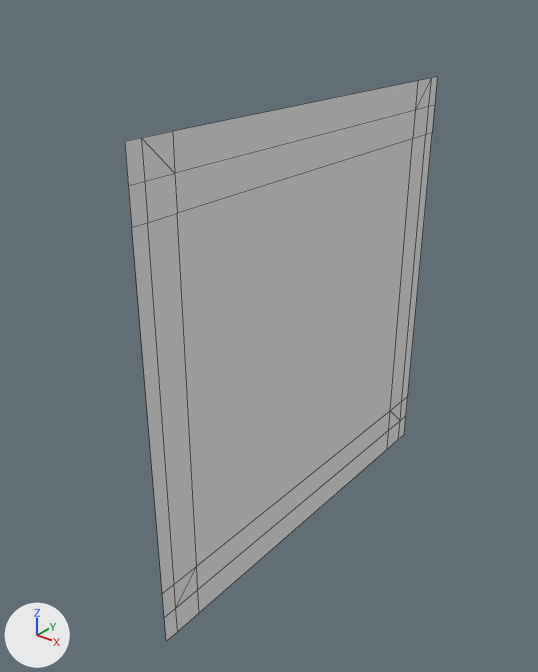
Two versions of the FBX model Source/Assets/Models/Axel/Modular/Int_WallLeft.fbx, one commit apart.
Before and after are seen from a 50 mm camera at (2.52, -5.24, 3.77) aimed at (-0.32, -1.7, 1.57). Arrows for +X, +Y and +Z are at lower left; the lights stay in place. Mesh edges are drawn as thin lines. Where no turn or scale is listed for an object, it has been applied to the vertices.

Names of what the first picture shows: 'Int_WallLeft'.
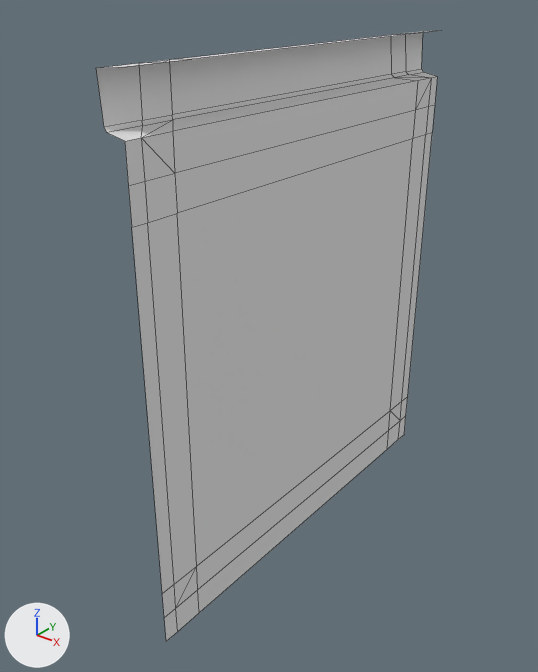
Patch to the scene script:
```diff
--- a/Source/Assets/Models/Axel/Modular/Int_WallLeft.fbx.py
+++ b/Source/Assets/Models/Axel/Modular/Int_WallLeft.fbx.py
@@ me_cube_155 @@
 # used by ob_int_wallleft; location = (0.0, 0.0, 0.0)
-me_cube_155.from_pydata(...)  # 36 vertices, 29 faces; spans x -0.1, y -3.0..0.0, z 0.0..3.1
+me_cube_155.from_pydata(...)  # 64 vertices, 53 faces; spans x -0.25..-0.1, y -3.0..0.0, z 0.0..3.41
+# me_cube_155 part 1
+# 19 vertices are added at x -0.25..-0.1, y -3.0..0.0, z 3.1..3.41
+# 9 new vertices lie (0.0, 0.2, 0.0) away from vertices in x -0.25..-0.1, y -2.9..-0.42, z 3.1..3.41
+# 24 new faces join them
 me_cube_155.materials.append(mat_mat_environment)
```

Boxes (x1, y1, x2, y2) around the edits, measured in the pictures (538 x 672 px):
'Int_WallLeft', reshaped (11% wider, 8% taller)
    before: (125, 77, 437, 641)
    after: (96, 30, 441, 641)
part 1 of me_cube_155, added
    after: (96, 30, 441, 141)
